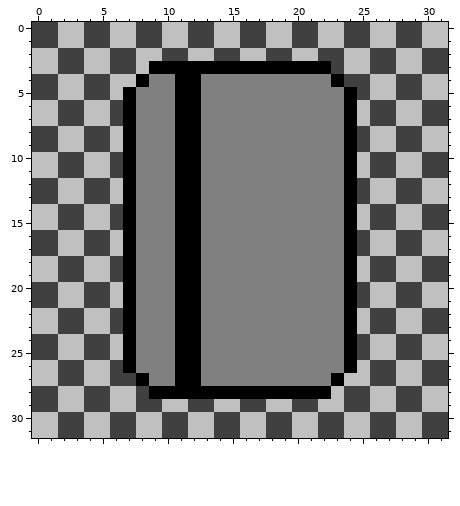
A pixel-art sprite gets an edit: core/assets/key.png. This is how it looked before the edit.
The file is 32x32 pixels.
Now the later version:
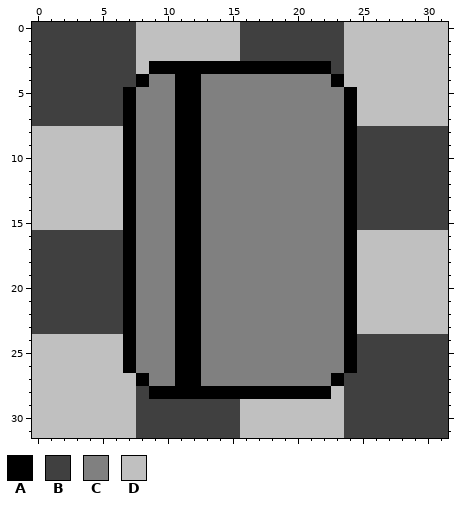
Palette (. is transparent): A #000000  B #404040  C #808080  D #c0c0c0
Diff:
@@ x 0..31 @@
- 0 BBDDBBDDBBDDBBDDBBDDBBDDBBDDBBDD
- 1 BBDDBBDDBBDDBBDDBBDDBBDDBBDDBBDD
- 2 DDBBDDBBDDBBDDBBDDBBDDBBDDBBDDBB
- 3 DDBBDDBBDAAAAAAAAAAAAAABDDBBDDBB
- 4 BBDDBBDDACCAACCCCCCCCCCABBDDBBDD
- 5 BBDDBBDACCCAACCCCCCCCCCCABDDBBDD
- 6 DDBBDDBACCCAACCCCCCCCCCCADBBDDBB
- 7 DDBBDDBACCCAACCCCCCCCCCCADBBDDBB
- 8 BBDDBBDACCCAACCCCCCCCCCCABDDBBDD
- 9 BBDDBBDACCCAACCCCCCCCCCCABDDBBDD
-10 DDBBDDBACCCAACCCCCCCCCCCADBBDDBB
-11 DDBBDDBACCCAACCCCCCCCCCCADBBDDBB
-12 BBDDBBDACCCAACCCCCCCCCCCABDDBBDD
-13 BBDDBBDACCCAACCCCCCCCCCCABDDBBDD
-14 DDBBDDBACCCAACCCCCCCCCCCADBBDDBB
-15 DDBBDDBACCCAACCCCCCCCCCCADBBDDBB
-16 BBDDBBDACCCAACCCCCCCCCCCABDDBBDD
-17 BBDDBBDACCCAACCCCCCCCCCCABDDBBDD
-18 DDBBDDBACCCAACCCCCCCCCCCADBBDDBB
-19 DDBBDDBACCCAACCCCCCCCCCCADBBDDBB
-20 BBDDBBDACCCAACCCCCCCCCCCABDDBBDD
-21 BBDDBBDACCCAACCCCCCCCCCCABDDBBDD
-22 DDBBDDBACCCAACCCCCCCCCCCADBBDDBB
-23 DDBBDDBACCCAACCCCCCCCCCCADBBDDBB
-24 BBDDBBDACCCAACCCCCCCCCCCABDDBBDD
-25 BBDDBBDACCCAACCCCCCCCCCCABDDBBDD
-26 DDBBDDBACCCAACCCCCCCCCCCADBBDDBB
-27 DDBBDDBBACCAACCCCCCCCCCADDBBDDBB
-28 BBDDBBDDBAAAAAAAAAAAAAADBBDDBBDD
-29 BBDDBBDDBBDDBBDDBBDDBBDDBBDDBBDD
-30 DDBBDDBBDDBBDDBBDDBBDDBBDDBBDDBB
-31 DDBBDDBBDDBBDDBBDDBBDDBBDDBBDDBB
+ 0 BBBBBBBBDDDDDDDDBBBBBBBBDDDDDDDD
+ 1 BBBBBBBBDDDDDDDDBBBBBBBBDDDDDDDD
+ 2 BBBBBBBBDDDDDDDDBBBBBBBBDDDDDDDD
+ 3 BBBBBBBBDAAAAAAAAAAAAAABDDDDDDDD
+ 4 BBBBBBBBACCAACCCCCCCCCCADDDDDDDD
+ 5 BBBBBBBACCCAACCCCCCCCCCCADDDDDDD
+ 6 BBBBBBBACCCAACCCCCCCCCCCADDDDDDD
+ 7 BBBBBBBACCCAACCCCCCCCCCCADDDDDDD
+ 8 DDDDDDDACCCAACCCCCCCCCCCABBBBBBB
+ 9 DDDDDDDACCCAACCCCCCCCCCCABBBBBBB
+10 DDDDDDDACCCAACCCCCCCCCCCABBBBBBB
+11 DDDDDDDACCCAACCCCCCCCCCCABBBBBBB
+12 DDDDDDDACCCAACCCCCCCCCCCABBBBBBB
+13 DDDDDDDACCCAACCCCCCCCCCCABBBBBBB
+14 DDDDDDDACCCAACCCCCCCCCCCABBBBBBB
+15 DDDDDDDACCCAACCCCCCCCCCCABBBBBBB
+16 BBBBBBBACCCAACCCCCCCCCCCADDDDDDD
+17 BBBBBBBACCCAACCCCCCCCCCCADDDDDDD
+18 BBBBBBBACCCAACCCCCCCCCCCADDDDDDD
+19 BBBBBBBACCCAACCCCCCCCCCCADDDDDDD
+20 BBBBBBBACCCAACCCCCCCCCCCADDDDDDD
+21 BBBBBBBACCCAACCCCCCCCCCCADDDDDDD
+22 BBBBBBBACCCAACCCCCCCCCCCADDDDDDD
+23 BBBBBBBACCCAACCCCCCCCCCCADDDDDDD
+24 DDDDDDDACCCAACCCCCCCCCCCABBBBBBB
+25 DDDDDDDACCCAACCCCCCCCCCCABBBBBBB
+26 DDDDDDDACCCAACCCCCCCCCCCABBBBBBB
+27 DDDDDDDDACCAACCCCCCCCCCABBBBBBBB
+28 DDDDDDDDBAAAAAAAAAAAAAADBBBBBBBB
+29 DDDDDDDDBBBBBBBBDDDDDDDDBBBBBBBB
+30 DDDDDDDDBBBBBBBBDDDDDDDDBBBBBBBB
+31 DDDDDDDDBBBBBBBBDDDDDDDDBBBBBBBB
